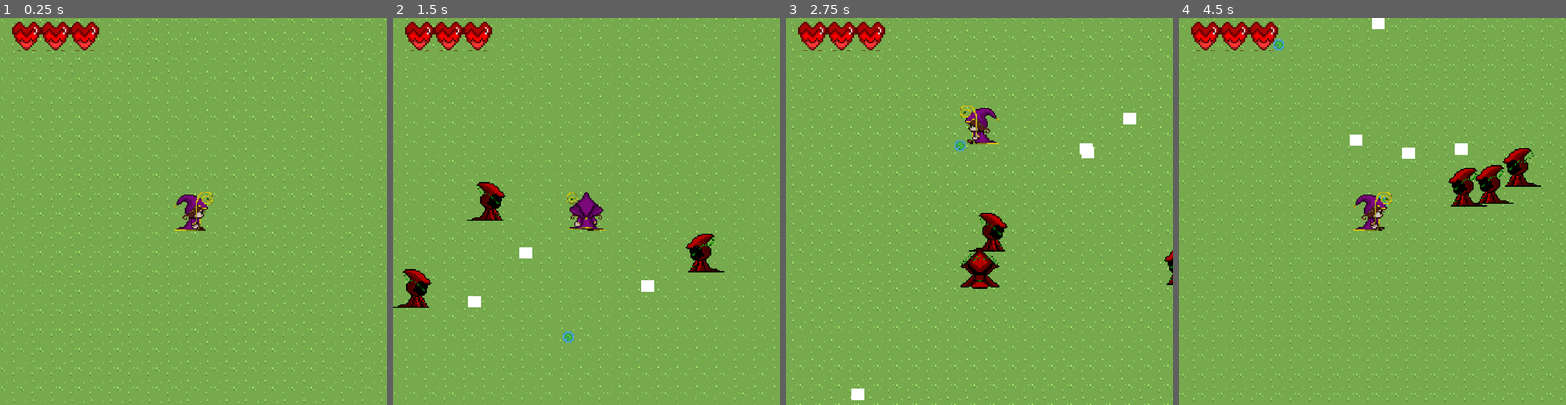
Above: before the commit, frames 1-4 (left to right).
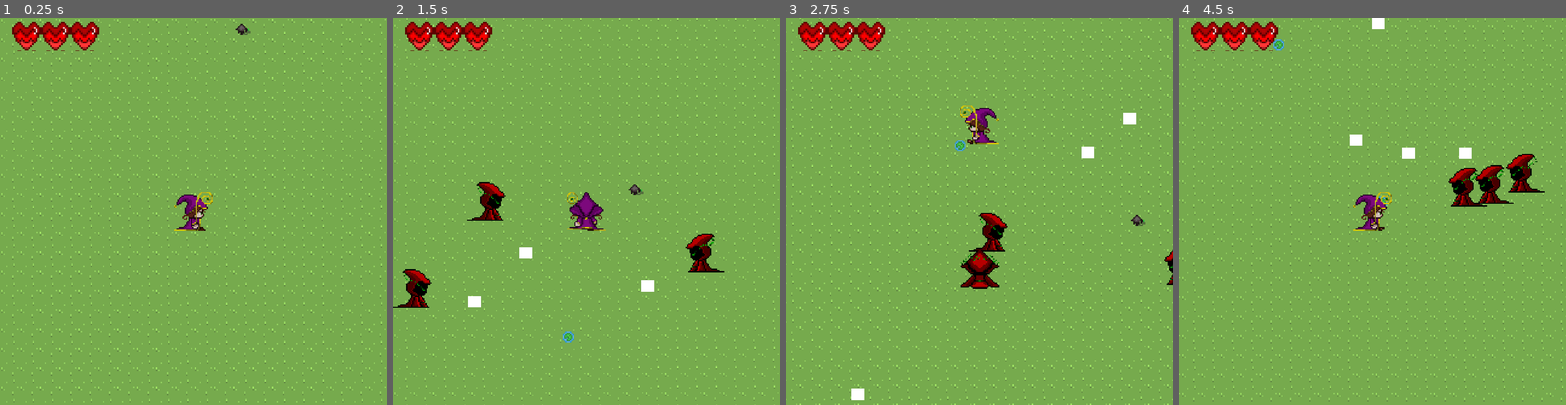
Above: after the commit, the same moments.

Repository: Berekun/Godot_Game_1
Game: Godot game, scene res://world.tscn
Same seed, same stepped clock (60 frames per second), same inputs: the game is played once before the commit and once after it.
Inputs (mouse positions are in pixels of both pictures, inside the frame that each line leads up to):
- Up to frame 1 (0.25 s): no input
- Up to frame 2 (1.5 s): tap Enter at 0.5 s; move the mouse to (567, 288) at 0.52 s; press the mouse at (567, 288) at 0.53 s; hold W (up) from 0.53 s (still down); move the mouse to (702, 269) at 1.27 s; release the mouse at (702, 269) at 1.28 s; click (702, 269) at 1.35 s
- Up to frame 3 (2.75 s): move the mouse to (863, 153) at 2.02 s; release W (up) at 2.03 s; press the mouse at (863, 153) at 2.03 s; hold A (left) from 2.03 s (still down)
- Up to frame 4 (4.5 s): move the mouse to (1391, 211) at 2.77 s; release the mouse at (1391, 211) at 2.78 s; click (1391, 211) at 2.85 s; move the mouse to (1314, 114) at 3.52 s; release A (left) at 3.53 s; press the mouse at (1314, 114) at 3.53 s; hold S (down) 3.53-4.28 s; move the mouse to (1457, 192) at 4.27 s; release the mouse at (1457, 192) at 4.28 s; hold D (right) from 4.28 s (still down); click (1457, 192) at 4.35 s

The runs differ from the first frame. In frame 1, less than 0.1% of the frame differs, in the area x 60-65%, y 1-5%; in frame 2, less than 0.1%; in frame 3, 0.1%; in frame 4, 0.7%, in the area x 71-95%, y 32-46%.

Commit message:
23/11/23

Diff:
--- a/Bullets/Bala.tscn
+++ b/Bullets/Bala.tscn
@@ -8,11 +8,11 @@
 height = 0.0
 
 [sub_resource type="CapsuleShape2D" id=2]
-radius = 8.0
+radius = 5.0
 height = 0.0
 
 [node name="PlayerBullet" type="KinematicBody2D"]
-collision_layer = 0
+collision_layer = 4
 collision_mask = 2
 script = ExtResource( 2 )
 
@@ -29,7 +29,7 @@
 [node name="Area2D" type="Area2D" parent="."]
 position = Vector2( 19, -1 )
 collision_layer = 4
-collision_mask = 2
+collision_mask = 18
 
 [node name="CollisionShape2D" type="CollisionShape2D" parent="Area2D"]
 position = Vector2( -19, 1 )
--- a/Bullets/Enemy_Bullet.tscn
+++ b/Bullets/Enemy_Bullet.tscn
@@ -8,6 +8,7 @@
 height = 0.0
 
 [sub_resource type="CapsuleShape2D" id=2]
+radius = 6.0
 height = 0.0
 
 [node name="EnemyBullet" type="KinematicBody2D"]
@@ -28,6 +29,7 @@
 [node name="Area2D" type="Area2D" parent="."]
 position = Vector2( 19, -1 )
 collision_layer = 8
+collision_mask = 17
 
 [node name="CollisionShape2D" type="CollisionShape2D" parent="Area2D"]
 position = Vector2( -19, 1 )
--- /dev/null
+++ b/Decoration.gd
@@ -0,0 +1,16 @@
+extends TileMap
+
+
+# Declare member variables here. Examples:
+# var a = 2
+# var b = "text"
+
+
+# Called when the node enters the scene tree for the first time.
+func _ready():
+	pass # Replace with function body.
+
+
+# Called every frame. 'delta' is the elapsed time since the previous frame.
+#func _process(delta):
+#	pass
--- a/Stats/PlayerStats.tscn
+++ /dev/null
@@ -1,5 +0,0 @@
-[gd_scene load_steps=2 format=2]
-
-[ext_resource path="res://Stats/Stats.tscn" type="PackedScene" id=1]
-
-[node name="PlayerStats" instance=ExtResource( 1 )]
--- a/enemy_movetxt/DarkWizzard.tscn
+++ b/enemy_movetxt/DarkWizzard.tscn
@@ -213,7 +213,7 @@
 
 [node name="enemy" type="KinematicBody2D"]
 collision_layer = 2
-collision_mask = 2
+collision_mask = 19
 script = ExtResource( 2 )
 
 [node name="Sprite" type="Sprite" parent="."]
@@ -249,8 +249,7 @@
 wait_time = 0.5
 
 [node name="Collision" type="Area2D" parent="."]
-visible = false
-collision_layer = 0
+collision_layer = 2
 
 [node name="CollisionShape2D" type="CollisionShape2D" parent="Collision"]
 shape = SubResource( 25 )
--- a/project.godot
+++ b/project.godot
@@ -16,7 +16,7 @@
 
 [autoload]
 
-PlayerStats="*res://Stats/PlayerStats.tscn"
+PlayerStats="*res://Stats/Stats.tscn"
 
 [display]
 
@@ -59,6 +59,14 @@
  ]
 }
 
+[layer_names]
+
+2d_physics/layer_1="player"
+2d_physics/layer_2="enemys"
+2d_physics/layer_3="player_bullets"
+2d_physics/layer_4="enemy_bullets"
+2d_physics/layer_5="decoration"
+
 [physics]
 
 common/enable_pause_aware_picking=true
--- a/prota_movetxt/player.gd
+++ b/prota_movetxt/player.gd
@@ -9,14 +9,14 @@
 
 var velocity = Vector2.ZERO
 
-var stats = PlayerStats
+onready var stats = PlayerStats
 
 onready var animationPlayer = $AnimationPlayer
 onready var animationTree = $AnimationTree
 onready var animationState = animationTree.get("parameters/playback")
 
 func _ready():
-	stats.connect("no_health", self, "queue_free")
+	stats.connect("no_health_player", get_tree(), "change_scene", ["res://DeadScene.tscn"])
 	var camera = cam.instance()
 	self.add_child(camera)
 	$Timer.start(0.4)
--- a/prota_movetxt/player.tscn
+++ b/prota_movetxt/player.tscn
@@ -208,7 +208,7 @@
 
 [node name="player" type="KinematicBody2D"]
 position = Vector2( 0, -3 )
-collision_mask = 2
+collision_mask = 18
 script = ExtResource( 1 )
 
 [node name="Sprite" type="Sprite" parent="."]
--- a/world.tscn
+++ b/world.tscn
@@ -1,8 +1,9 @@
-[gd_scene load_steps=16 format=2]
+[gd_scene load_steps=17 format=2]
 
 [ext_resource path="res://hud/hud.tscn" type="PackedScene" id=1]
 [ext_resource path="res://world.gd" type="Script" id=2]
 [ext_resource path="res://map/world.png" type="Texture" id=3]
+[ext_resource path="res://Decoration.gd" type="Script" id=4]
 
 [sub_resource type="ConvexPolygonShape2D" id=7]
 points = PoolVector2Array( 0.826225, 0, 1.05989, 15.9362, 0, 16, 0, 16, 0, 16, 0, 0 )
@@ -278,8 +279,11 @@
 tile_set = SubResource( 12 )
 cell_size = Vector2( 16, 16 )
 show_collision = true
-collision_layer = 3
+collision_layer = 16
+collision_mask = 0
 format = 1
+tile_data = PoolIntArray( -655358, 0, 0 )
+script = ExtResource( 4 )
 
 [node name="YSort" type="YSort" parent="."]
 
Not shown, added: export_presets.cfg
